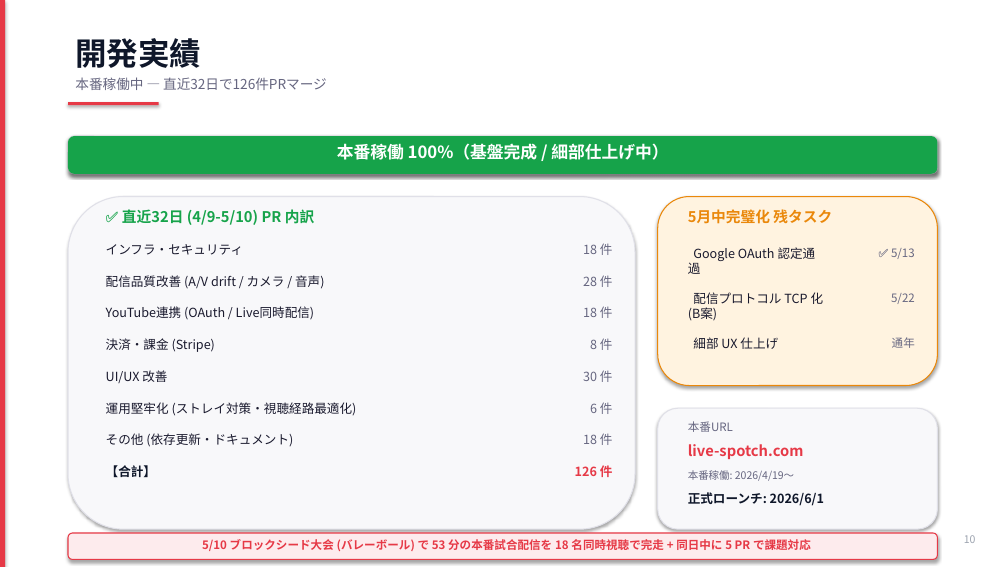
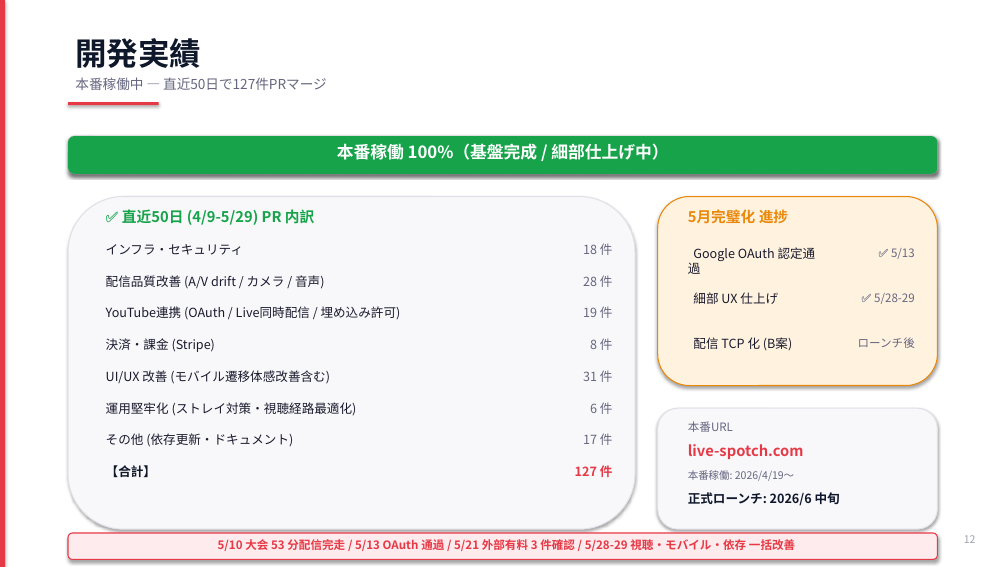
Before and after one commit to LIN-NAH-Yuki-Harada/sports-streaming-app, a slide deck: slide 12 of docs/LIVE_SPOtCH_事業計画書.pptx (slide 10 before the commit). Drawn at 1008x567 pixels with LibreOffice and Linux fonts; fonts in the diff are those of the drawing. Boxes give left, top, right and bottom in pixels: in the first picture for what was removed or moved away, otherwise in the second. Text is boxed around its words. In the diff, an @@ line names an element or a change of style, - is before the commit and + after.

```diff
--- a/docs/LIVE_SPOtCH_事業計画書.pptx
+++ b/docs/LIVE_SPOtCH_事業計画書.pptx
@@ text at [75,77,327,90]: text changed @@
-本番稼働中 — 直近32日で126件PRマージ
+本番稼働中 — 直近50日で127件PRマージ
@@ text at [122,209,314,225]: text changed @@
-✅ 直近32日 (4/9-5/10) PR 内訳
+✅ 直近50日 (4/9-5/29) PR 内訳
@@ text at [688,209,788,224]: text changed @@
-5月中完璧化 残タスク
+5月完璧化 進捗
@@ text "細部 UX 仕上げ": place and size @@
-text "細部 UX 仕上げ" at [693,337,778,349]
+text "細部 UX 仕上げ" at [693,292,778,304]
@@ text at [874,293,915,304]: text changed @@
-5/22
+✅ 5/28-29
@@ text at [106,306,401,320]: text changed @@
-YouTube連携 (OAuth / Live同時配信)
+YouTube連携 (OAuth / Live同時配信 / 埋め込み許可)
@@ text at [693,337,792,350]: text changed @@
-配信プロトコル TCP 化 (B案)
+配信 TCP 化 (B案)
@@ text at [858,337,915,348]: text changed @@
-通年
+ローンチ後
@@ text at [106,370,330,384]: text changed @@
-UI/UX 改善
+UI/UX 改善 (モバイル遷移体感改善含む)
@@ text at [583,370,613,382]: text changed @@
-30 件
+31 件
@@ text at [583,433,613,445]: text changed @@
-18 件
+17 件
@@ text at [575,465,613,477]: text changed @@
-126 件
+127 件
@@ text at [688,492,840,506]: text changed @@
-正式ローンチ: 2026/6/1
+正式ローンチ: 2026/6 中旬
@@ text at [218,537,795,553]: text changed @@
-5/10 ブロックシード大会 (バレーボール) で 53 分の本番試合配信を 18 名同時視聴で完走 + 同日中に 5 PR で課題対応
+5/10 大会 53 分配信完走 / 5/13 OAuth 通過 / 5/21 外部有料 3 件確認 / 5/28-29 視聴・モバイル・依存 一括改善
@@ text at [964,535,976,543]: text changed @@
-10
+12
```
Also in this commit, not shown: 8 other slides changed, 2 slides added, 5 other files.
